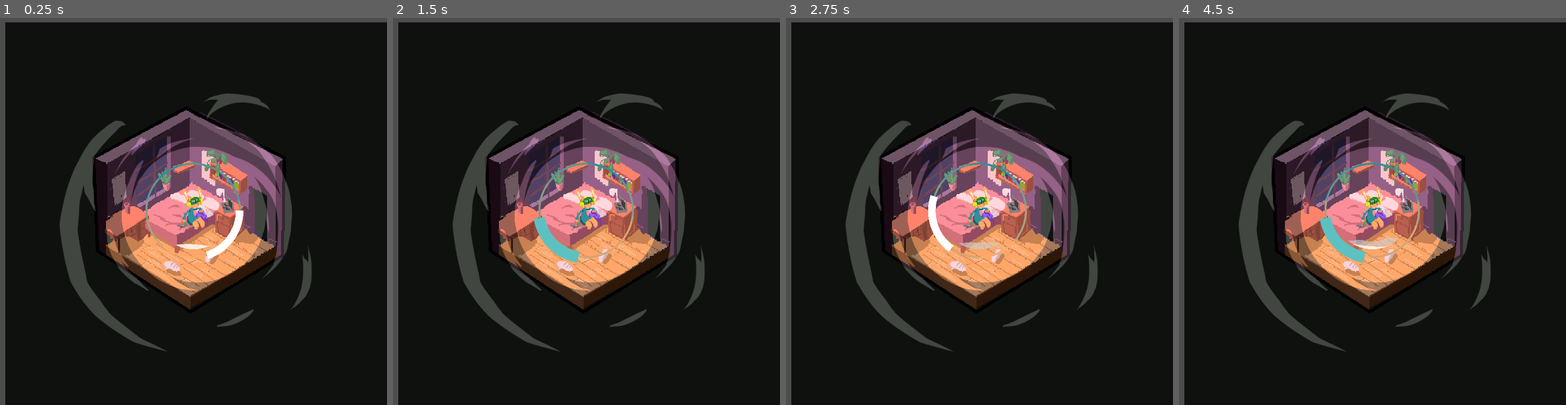
Above: before the commit, frames 1-4 (left to right).
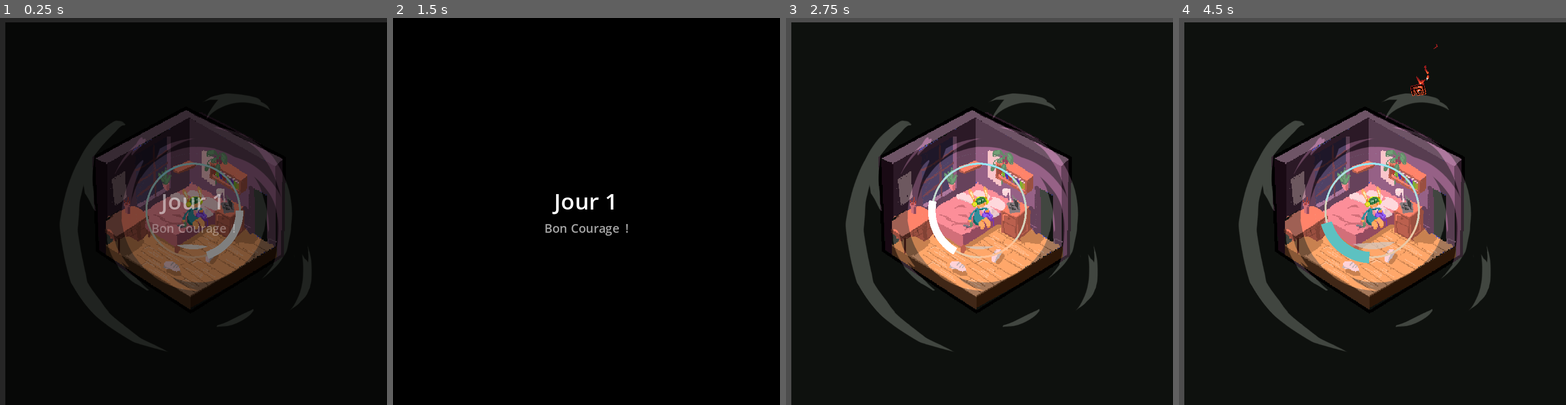
Above: after the commit, the same moments.

Repository: Zacharieg/socialBubble
Game: Godot game, scene res://scenes/game.tscn
Same seed, same stepped clock (60 frames per second), same inputs: the game is played once before the commit and once after it.
Inputs:
- Up to frame 1 (0.25 s): no input
- Up to frame 2 (1.5 s): tap Enter at 0.5 s; hold D (right) 0.53-1.28 s; tap Space (action) at 0.6, 1.35 s; hold A (left) from 1.28 s (still down)
- Up to frame 3 (2.75 s): release A (left) at 2.03 s; hold D (right) from 2.03 s (still down); tap Space (action) at 2.1 s
- Up to frame 4 (4.5 s): tap Space (action) at 2.85, 3.6, 4.35 s; release D (right) at 3.53 s; hold A (left) from 3.53 s (still down)

The runs differ from the first frame. In frame 1, 22% of the frame differs, in the area x 0-100%, y 0-100%; in frame 2, 25%; in frame 3, 0.5%; in frame 4, 0.6%.

Commit message:
ui rework and upgrade development

Diff:
--- a/objects/character.tscn
+++ b/objects/character.tscn
@@ -49,8 +49,8 @@
 
 [sub_resource type="ShaderMaterial" id="ShaderMaterial_6guva"]
 shader = ExtResource("3_lersi")
-shader_parameter/bottom_color = Color(1, 0.670588, 0.403922, 1)
-shader_parameter/top_color = Color(0.196078, 0.560784, 0.615686, 1)
+shader_parameter/bottom_color = Color(1, 0.761635, 0.579683, 1)
+shader_parameter/top_color = Color(0.593819, 0.902842, 0.954993, 1)
 shader_parameter/wave_amp = 0.094
 shader_parameter/wave_size = 1.375
 shader_parameter/wave_time_mul = 0.991
--- a/scenes/game.tscn
+++ b/scenes/game.tscn
@@ -6,10 +6,10 @@
 [ext_resource type="Texture2D" uid="uid://cyf0a1rydt22j" path="res://ressources/Chambre.png" id="3_7ka2y"]
 [ext_resource type="Script" path="res://scripts/ennemySpawner.gd" id="3_p7uip"]
 [ext_resource type="Shader" path="res://scripts/sad.gdshader" id="5_bfbvu"]
-[ext_resource type="Texture2D" uid="uid://w4btp0kdyslx" path="res://ressources/black_screen.png" id="5_ycsj1"]
 [ext_resource type="Texture2D" uid="uid://jufifqtyo537" path="res://ressources/01_Justin.png" id="6_cli5u"]
 [ext_resource type="Texture2D" uid="uid://bs6com8xioine" path="res://ressources/vortex.png" id="6_ye1j6"]
-[ext_resource type="Script" path="res://scripts/foreground.gd" id="9_8a5hv"]
+[ext_resource type="Script" path="res://scripts/ui.gd" id="9_7nptc"]
+[ext_resource type="Script" path="res://scenes/upgrades.gd" id="10_31mmv"]
 
 [sub_resource type="ShaderMaterial" id="ShaderMaterial_v0f0t"]
 shader = ExtResource("5_bfbvu")
@@ -22,7 +22,7 @@
 tracks/0/type = "value"
 tracks/0/imported = false
 tracks/0/enabled = true
-tracks/0/path = NodePath("ui/foreground:modulate")
+tracks/0/path = NodePath("ui/out_game_panel:modulate")
 tracks/0/interp = 1
 tracks/0/loop_wrap = true
 tracks/0/keys = {
@@ -31,65 +31,87 @@
 "update": 0,
 "values": [Color(1, 1, 1, 1)]
 }
+tracks/1/type = "value"
+tracks/1/imported = false
+tracks/1/enabled = true
+tracks/1/path = NodePath("ui/out_game_panel:visible")
+tracks/1/interp = 1
+tracks/1/loop_wrap = true
+tracks/1/keys = {
+"times": PackedFloat32Array(0),
+"transitions": PackedFloat32Array(1),
+"update": 1,
+"values": [true]
+}
 
 [sub_resource type="Animation" id="Animation_uu2vu"]
-resource_name = "new_day"
-length = 3.0
+resource_name = "ui_fade_in"
+length = 0.5
 tracks/0/type = "value"
 tracks/0/imported = false
 tracks/0/enabled = true
-tracks/0/path = NodePath("ui/foreground:modulate")
+tracks/0/path = NodePath("ui/out_game_panel:modulate")
 tracks/0/interp = 1
 tracks/0/loop_wrap = true
 tracks/0/keys = {
-"times": PackedFloat32Array(0.0333334, 0.466667, 2.23333, 2.8),
-"transitions": PackedFloat32Array(1, 1, 1, 1),
+"times": PackedFloat32Array(0.0333333, 0.433333),
+"transitions": PackedFloat32Array(1, 1),
 "update": 0,
-"values": [Color(1, 1, 1, 0), Color(1, 1, 1, 0.686275), Color(1, 1, 1, 0.686275), Color(1, 1, 1, 0)]
+"values": [Color(1, 1, 1, 0), Color(1, 1, 1, 1)]
+}
+tracks/1/type = "value"
+tracks/1/imported = false
+tracks/1/enabled = true
+tracks/1/path = NodePath("ui/out_game_panel:visible")
+tracks/1/interp = 1
+tracks/1/loop_wrap = true
+tracks/1/keys = {
+"times": PackedFloat32Array(0, 0.0333333),
+"transitions": PackedFloat32Array(1, 1),
+"update": 1,
+"values": [false, true]
+}
+
+[sub_resource type="Animation" id="Animation_dmh4y"]
+resource_name = "ui_fade_out"
+length = 0.5
+tracks/0/type = "value"
+tracks/0/imported = false
+tracks/0/enabled = true
+tracks/0/path = NodePath("ui/out_game_panel:modulate")
+tracks/0/interp = 1
+tracks/0/loop_wrap = true
+tracks/0/keys = {
+"times": PackedFloat32Array(0, 0.466667),
+"transitions": PackedFloat32Array(1, 1),
+"update": 0,
+"values": [Color(1, 1, 1, 1), Color(1, 1, 1, 0)]
+}
+tracks/1/type = "value"
+tracks/1/imported = false
+tracks/1/enabled = true
+tracks/1/path = NodePath("ui/out_game_panel:visible")
+tracks/1/interp = 1
+tracks/1/loop_wrap = true
+tracks/1/keys = {
+"times": PackedFloat32Array(0.466667, 0.5),
+"transitions": PackedFloat32Array(1, 1),
+"update": 1,
+"values": [true, false]
 }
 
 [sub_resource type="AnimationLibrary" id="AnimationLibrary_b7gk8"]
 _data = {
 "RESET": SubResource("Animation_nswt7"),
-"new_day": SubResource("Animation_uu2vu")
-}
-
-[sub_resource type="Animation" id="Animation_laf8i"]
-length = 0.001
-tracks/0/type = "value"
-tracks/0/imported = false
-tracks/0/enabled = true
-tracks/0/path = NodePath(".:modulate")
-tracks/0/interp = 1
-tracks/0/loop_wrap = true
-tracks/0/keys = {
-"times": PackedFloat32Array(0),
-"transitions": PackedFloat32Array(1),
-"update": 0,
-"values": [Color(1, 1, 1, 1)]
-}
-
-[sub_resource type="Animation" id="Animation_phmh6"]
-resource_name = "game_over"
-length = 2.0
-tracks/0/type = "value"
-tracks/0/imported = false
-tracks/0/enabled = true
-tracks/0/path = NodePath(".:modulate")
-tracks/0/interp = 1
-tracks/0/loop_wrap = true
-tracks/0/keys = {
-"times": PackedFloat32Array(0, 1.93333),
-"transitions": PackedFloat32Array(1, 1),
-"update": 0,
-"values": [Color(1, 1, 1, 0), Color(1, 1, 1, 1)]
-}
-
-[sub_resource type="AnimationLibrary" id="AnimationLibrary_kltvp"]
-_data = {
-"RESET": SubResource("Animation_laf8i"),
-"game_over": SubResource("Animation_phmh6")
-}
+"ui_fade_in": SubResource("Animation_uu2vu"),
+"ui_fade_out": SubResource("Animation_dmh4y")
+}
+
+[sub_resource type="LabelSettings" id="LabelSettings_i7pda"]
+font_size = 30
+
+[sub_resource type="LabelSettings" id="LabelSettings_u8owm"]
+font_color = Color(1, 1, 1, 0.639216)
 
 [node name="game" type="Node2D"]
 script = ExtResource("1_i7wcn")
@@ -113,48 +135,70 @@
 position = Vector2(255, 255)
 
 [node name="ui" type="CanvasLayer" parent="."]
-visible = false
-
-[node name="VBoxContainer" type="VBoxContainer" parent="ui"]
-offset_right = 40.0
-offset_bottom = 40.0
-
-[node name="life_label" type="Label" parent="ui/VBoxContainer"]
-layout_mode = 2
-text = "Vie du personnage"
-
-[node name="foreground" type="Sprite2D" parent="ui"]
-position = Vector2(257, 257)
-texture = ExtResource("5_ycsj1")
-script = ExtResource("9_8a5hv")
-
-[node name="AnimationPlayer" type="AnimationPlayer" parent="ui/foreground"]
-root_node = NodePath("../../..")
+process_mode = 3
+script = ExtResource("9_7nptc")
+
+[node name="ui_animation" type="AnimationPlayer" parent="ui"]
+root_node = NodePath("../..")
 libraries = {
 "": SubResource("AnimationLibrary_b7gk8")
 }
 
-[node name="AnimationPlayer2" type="AnimationPlayer" parent="ui/foreground"]
-libraries = {
-"": SubResource("AnimationLibrary_kltvp")
-}
-
-[node name="day_label" type="Label" parent="ui/foreground"]
-anchors_preset = 8
-anchor_left = 0.5
-anchor_top = 0.5
-anchor_right = 0.5
-anchor_bottom = 0.5
-offset_left = -328.0
-offset_top = -267.5
-offset_right = -184.0
-offset_bottom = -244.5
+[node name="out_game_panel" type="Control" parent="ui"]
+process_mode = 3
+layout_mode = 3
+anchors_preset = 15
+anchor_right = 1.0
+anchor_bottom = 1.0
 grow_horizontal = 2
 grow_vertical = 2
-pivot_offset = Vector2(72, 10.5)
-text = "Démarrage du jeu"
+
+[node name="background" type="ColorRect" parent="ui/out_game_panel"]
+layout_mode = 1
+anchors_preset = 15
+anchor_right = 1.0
+anchor_bottom = 1.0
+grow_horizontal = 2
+grow_vertical = 2
+color = Color(0, 0, 0, 1)
+
+[node name="container" type="VBoxContainer" parent="ui/out_game_panel"]
+layout_mode = 1
+anchors_preset = 15
+anchor_right = 1.0
+anchor_bottom = 1.0
+grow_horizontal = 2
+grow_vertical = 2
+alignment = 1
+
+[node name="title" type="Label" parent="ui/out_game_panel/container"]
+layout_mode = 2
+text = "title"
+label_settings = SubResource("LabelSettings_i7pda")
 horizontal_alignment = 1
 vertical_alignment = 1
 
-[connection signal="animation_finished" from="ui/foreground/AnimationPlayer" to="ennemy_spawner" method="_on_animation_player_animation_finished"]
-[connection signal="animation_finished" from="ui/foreground/AnimationPlayer2" to="character" method="_on_animation_player_2_animation_finished"]
+[node name="subtitle" type="Label" parent="ui/out_game_panel/container"]
+layout_mode = 2
+text = "subtitle"
+label_settings = SubResource("LabelSettings_u8owm")
+horizontal_alignment = 1
+vertical_alignment = 1
+
+[node name="upgrades" type="HBoxContainer" parent="ui/out_game_panel/container"]
+layout_mode = 2
+alignment = 1
+script = ExtResource("10_31mmv")
+
+[node name="upgrade_1" type="Button" parent="ui/out_game_panel/container/upgrades"]
+layout_mode = 2
+text = "Amélioration 1"
+
+[node name="upgrade_2" type="Button" parent="ui/out_game_panel/container/upgrades"]
+layout_mode = 2
+text = "Amélioration 2"
+
+[connection signal="next_day" from="level" to="ennemy_spawner" method="increment_level"]
+[connection signal="next_day" from="level" to="ui" method="day_pass"]
+[connection signal="dead" from="character" to="ui" method="game_over"]
+[connection signal="upgrade" from="ui/out_game_panel/container/upgrades" to="character" method="_on_upgrade"]
--- /dev/null
+++ b/scenes/upgrades.gd
@@ -0,0 +1,60 @@
+extends HBoxContainer
+class_name Upgrades
+
+signal upgrade(modifier)
+
+@onready var available_modifiers = [
+	ShieldSizeModifier.new(1.25),
+	ShieldSizeModifier.new(1.1),
+	ShieldSpeedModifier.new(1.1),
+	ShieldSpeedModifier.new(1.25),
+]
+
+var market_upgrades : Array[Modifier] = []
+
+@onready var buttons : Array[Button] = [$upgrade_1, $upgrade_2]
+
+func _ready() -> void:
+	for i in range(len(buttons)):
+		buttons[i].connect("button_down", func(): choose_upgrade(i))
+
+func setup_upgrades():
+	market_upgrades = []
+	for button in buttons:
+		var modifier : Modifier = available_modifiers[randi()%len(available_modifiers)]
+		market_upgrades.append(modifier)
+		button.text = modifier.name()
+	print(market_upgrades)
+
+func choose_upgrade(nb_upgrade):
+	print("choose upgrade")
+	emit_signal("upgrade", market_upgrades[nb_upgrade])
+
+class Modifier:
+	func name() : return "Modifier"
+
+	func modify(character : Character):
+		pass
+
+class ShieldSizeModifier extends Modifier:
+	var multiplier = 1
+
+	func _init(_multiplier) -> void:
+		multiplier = _multiplier
+
+	func name() : return "Taille du bouclier x " + str(multiplier)
+
+	func modify(character : Character):
+		character.shield.shield_size *= multiplier
+		character.shield.queue_redraw()
+
+class ShieldSpeedModifier extends Modifier:
+	var multiplier = 1
+
+	func _init(_multiplier) -> void:
+		multiplier = _multiplier
+
+	func name() : return "Vitesse du bouclier x " + str(multiplier)
+
+	func modify(character : Character):
+		character.shield.shield_speed *= multiplier
--- a/scripts/character.gd
+++ b/scripts/character.gd
@@ -1,5 +1,8 @@
 extends Area2D
 class_name Character
+
+signal hurted
+signal dead
 
 # Vie = nombre de fois que le joueur peut être touché avant de mourir
 @export var max_life = 3
@@ -15,13 +18,10 @@
 
 @onready var capacity : Capacity = $MoreShield
 
-@onready var jauge = $bubble/jauge
-
 var time_since_action : float = 100.
 
 func _ready() -> void:
 	#position = get_viewport_rect().size / 2.
-	get_tree().get_root().get_node("game/ui/VBoxContainer/life_label").text = str("PV : ", life)
 	hurtBox.shape = CircleShape2D.new()
 	hurtBox.shape.radius = shield.SHIELD_RADIUS - shield.SHIELD_THICKNESS/2
 
@@ -45,43 +45,26 @@
 	ennemy.die(perfect_stop)
 
 func stop_perfect():
-
-	print("stop perfect")
 	capacity.reduce_capacity_cooldown()
 
 func hurt(ennemy : Ennemy):
 	life -= 1
-	get_tree().get_root().get_node("game/ui/VBoxContainer/life_label").text = str("PV : ", life)
-	if life == 0:game_over_animation()
+	if life == 0 :
+		emit_signal("dead")
+
 	$bubble/bubble_sprite.rotation = ennemy.rotation
 	$bubble/bubble_sprite.play("impact")
 	await $bubble/bubble_sprite.animation_finished
 	$bubble/bubble_sprite.play("default")
 
-func game_over_animation():
-
-	# Mettre en pause le spawner et le timer de la journée
-	get_tree().get_root().get_node("game/ennemy_spawner").pause_spawner()
-	get_tree().get_root().get_node("game/level").day_timer.stop()
-
-	get_tree().get_root().get_node("game/ui/foreground/AnimationPlayer").play("RESET")
-	get_tree().get_root().get_node("game/ui/foreground/AnimationPlayer").stop()
-	get_tree().get_root().get_node("game/ui/foreground/day_label").text = "Vous avez perdu"
-	get_tree().get_root().get_node("game/ui/foreground/AnimationPlayer2").play("game_over")
-
-#func game_over():
-	#get_tree().quit()
-
+func _on_upgrade(mod : Upgrades.Modifier):
+	print("apply")
+	print(mod)
+	mod.modify(self)
 
 func _on_area_entered(area: Area2D) -> void:
 	if area is Ennemy:
 		hit_ennemy(area)
-
-# Lance la fonction game_over une fois que l'animation game over est terminée
-func _on_animation_player_2_animation_finished(_anim_name: StringName) -> void:
-	get_tree().get_root().get_node("game/ui/foreground").game_over_anim_finished = true
-	#game_over()
-	pass # Replace with function body.
 
 func _on_capacity_fired(cap : Capacity) -> void:
 	cap.apply_effect(self)
--- a/scripts/ennemySpawner.gd
+++ b/scripts/ennemySpawner.gd
@@ -41,8 +41,6 @@
 		last_angle - difficulty_angle_max/2.,
 		last_angle - difficulty_angle_max/2.,
 	)
-	print("last_angle" + str(last_angle))
-	print("new_angle" + str(new_angle))
 	last_angle = new_angle
 	return new_angle
 
@@ -60,10 +58,8 @@
 	ennemy.rotation = angle
 	get_tree().get_root().get_node("game").add_child(ennemy)
 
-func pause_spawner():
-	timer.stop()
+func increment_level(day_nb):
+	inbetween_spawning_time -= 0.2
+	set_spawning_timer()
 
-
-func _on_animation_player_animation_finished(_anim_name: StringName) -> void:
-	get_tree().get_root().get_node("game/level").start_new_day_after_anim()
-	pass # Replace with function body.
+	difficulty_angle_max += PI/4
--- a/scripts/foreground.gd
+++ /dev/null
@@ -1,15 +0,0 @@
-extends Sprite2D
-
-var game_over_anim_finished = false
-
-# Called when the node enters the scene tree for the first time.
-func _ready() -> void:
-	pass # Replace with function body.
-
-# Appuyer sur n'importe quelle touche relance le jeu
-func _unhandled_input(event):
-	if game_over_anim_finished :
-		print("en attente d'action après game over")
-		if event is InputEventKey:
-			get_tree().get_root().get_node("game").restart_game()
-			game_over_anim_finished = false
--- a/scripts/game.gd
+++ b/scripts/game.gd
@@ -1,11 +1 @@
 extends Node2D
-
-
-func restart_game():
-	# Réinitialisez ici toutes les variables nécessaires
-	# Par exemple :
-	#score = 0
-	#player_health = 100
-
-	# Rechargez la scène principale
-	get_tree().reload_current_scene()
--- a/scripts/level.gd
+++ b/scripts/level.gd
@@ -1,11 +1,10 @@
 extends Node2D
+
+signal next_day
 
 var day_timer: Timer
 var current_day = 1
-var difficulty_frequency_diminishing = 0.2
-var difficulty_increase_angle = 10
 const DAYS_DURATION = 10
-
 
 # Called when the node enters the scene tree for the first time.
 func _ready() -> void:
@@ -26,29 +25,9 @@
 	pass
 
 func new_day():
-	#print("the day starts")
-	#print("Current day : ", current_day)
-	get_tree().get_root().get_node("game/ui/foreground/day_label").text = str("Jour n° ", current_day)
-
-	# Mettre en pause le spawner
-	get_tree().get_root().get_node("game/ennemy_spawner").pause_spawner()
-
-	# Lancer l'anim
-	get_tree().get_root().get_node("game/ui/foreground/AnimationPlayer").play("new_day")
-
-
-
-func start_new_day_after_anim():
-	#Les ennemis sont générés de plus en plus fréquemment
-	get_tree().get_root().get_node("game/ennemy_spawner").inbetween_spawning_time -= difficulty_frequency_diminishing
-	get_tree().get_root().get_node("game/ennemy_spawner").set_spawning_timer()
-
-	#L'angle de génération des ennemis est de plus en plus élevé
-
-	get_tree().get_root().get_node("game/ennemy_spawner").difficulty_angle_max += PI/4
+	emit_signal("next_day", current_day)
 
 	set_day_timer()
-	pass
 
 func set_day_timer():
 	position = get_viewport_rect().size / 2.
--- /dev/null
+++ b/scripts/ui.gd
@@ -0,0 +1,43 @@
+extends CanvasLayer
+
+signal any_action_pressed
+const DAY_PASS_TIME = 1.
+
+func _input(event: InputEvent) -> void:
+	emit_signal("any_action_pressed")
+
+func day_pass(day_nb):
+	get_tree().paused = true
+
+	if day_nb != 1 :
+		$out_game_panel/container/upgrades.visible = true
+		$out_game_panel/container/upgrades.setup_upgrades()
+		$out_game_panel/container/subtitle.text = "Choisissez une amélioration"
+	else :
+		$out_game_panel/container/upgrades.visible = false
+		$out_game_panel/container/subtitle.text = "Bon Courage  !"
+
+	$out_game_panel/container/title.text = "Jour " + str(day_nb)
+
+	$ui_animation.play("ui_fade_in")
+	await $ui_animation.animation_finished
+
+	if day_nb != 1 :
+		await $out_game_panel/container/upgrades.upgrade
+	else :
+		await get_tree().create_timer(DAY_PASS_TIME).timeout
+
+	$ui_animation.play("ui_fade_out")
+	await $ui_animation.animation_finished
+	get_tree().paused = false
+
+func game_over():
+	$out_game_panel/container/upgrades.visible = false
+	$out_game_panel/container/title.text = "Vous avez perdu"
+	$out_game_panel/container/subtitle.text = "Appuyez sur n'importe quel bouton pour réessayer"
+	$ui_animation.play("ui_fade_in")
+	get_tree().paused = true
+
+	await self.any_action_pressed
+
+	get_tree().reload_current_scene()
